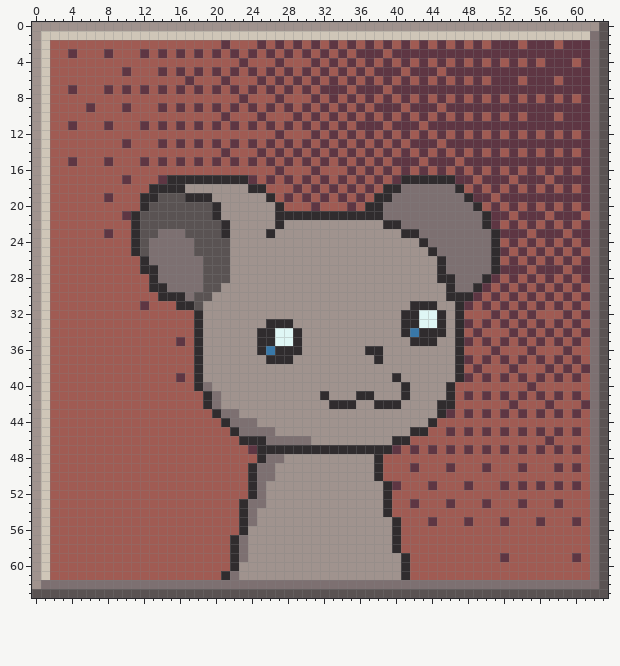
Pixel-art file: src/assets/img/icon-Mouse.aseprite. Above is the file before it was changed.
64x64 pixels, 1 frame.
After:
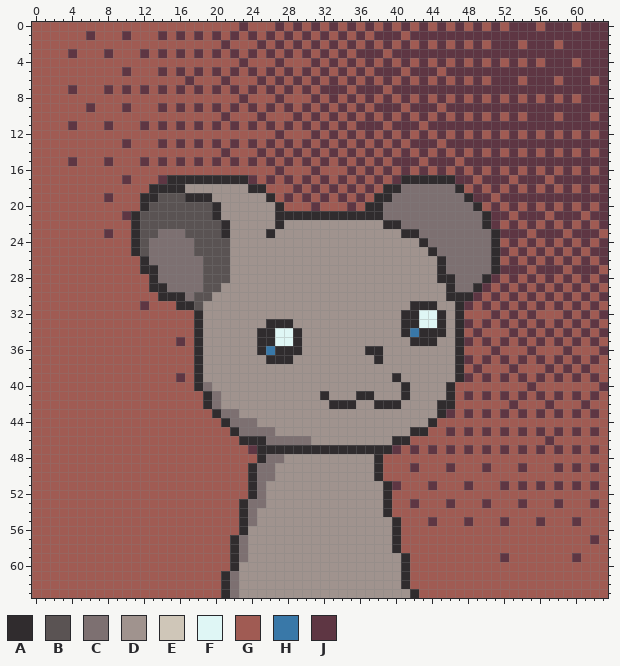
Palette (. is transparent): A #302c2e  B #5a5353  C #7d7071  D #a0938e  E #cfc6b8  F #dff6f5  G #a05b53  H #3978a8  J #5e3643
From old to new:
layer "Layer 10" removed
Changed rows in their new state; - is an unchanged pixel.
first column x 0:
 0 GGGGGGGGGGGGGGGGGGGGGGGJGGGJGJGJGJGJGJGJGJGJGJGJGJGJGJJJGJJJGJJJ
 1 GGGGGGJGGGJGGGJGJGJGJGJGJGJGJGJGJGJGJGJJJGJJJJJJJJJJJJJJJJJJJJJJ
 2 GG------------------------------------------------------------JJ
 3 GG------------------------------------------------------------JJ
 4 GG------------------------------------------------------------JJ
 5 GG------------------------------------------------------------JJ
 6 GG------------------------------------------------------------GJ
 7 GG------------------------------------------------------------JJ
 8 GG------------------------------------------------------------JJ
 9 GG------------------------------------------------------------JJ
10 GG------------------------------------------------------------GJ
11 GG------------------------------------------------------------JJ
12 GG------------------------------------------------------------GJ
13 GG------------------------------------------------------------JJ
14 GG------------------------------------------------------------GJ
15 GG------------------------------------------------------------JJ
16 GG------------------------------------------------------------GJ
17 GG------------------------------------------------------------JJ
18 GG------------------------------------------------------------GJ
19 GG------------------------------------------------------------JJ
20 GG------------------------------------------------------------GJ
21 GG------------------------------------------------------------JJ
22 GG------------------------------------------------------------GJ
23 GG------------------------------------------------------------JG
24 GG------------------------------------------------------------GJ
25 GG------------------------------------------------------------JJ
26 GG------------------------------------------------------------GJ
27 GG------------------------------------------------------------JG
28 GG------------------------------------------------------------GJ
29 GG------------------------------------------------------------JG
30 GG------------------------------------------------------------GJ
31 GG------------------------------------------------------------JG
32 GG------------------------------------------------------------GJ
33 GG------------------------------------------------------------JG
34 GG------------------------------------------------------------GJ
35 GG------------------------------------------------------------JG
36 GG------------------------------------------------------------GJ
37 GG------------------------------------------------------------JG
38 GG------------------------------------------------------------GG
39 GG------------------------------------------------------------JG
40 GG------------------------------------------------------------GJ
41 GG------------------------------------------------------------JG
42 GG------------------------------------------------------------GG
43 GG------------------------------------------------------------JG
44 GG------------------------------------------------------------GG
45 GG------------------------------------------------------------JG
46 GG------------------------------------------------------------GG
47 GG------------------------------------------------------------JG
48 GG------------------------------------------------------------GG
49 GG------------------------------------------------------------JG
50 GG------------------------------------------------------------GG
51 GG------------------------------------------------------------JG
52 GG------------------------------------------------------------GG
53 GG------------------------------------------------------------JG
54 GG------------------------------------------------------------GG
55 GG------------------------------------------------------------GG
56 GG------------------------------------------------------------GG
57 GG------------------------------------------------------------JG
58 GG------------------------------------------------------------GG
59 GG------------------------------------------------------------GG
60 GG------------------------------------------------------------GG
61 GG------------------------------------------------------------GG
62 GGGGGGGGGGGGGGGGGGGGGA-DDDDDDDDDDDDDDDDDDAGGGGGGGGGGGGGGGGGGGGGG
63 GGGGGGGGGGGGGGGGGGGGGACDDDDDDDDDDDDDDDDDDDAGGGGGGGGGGGGGGGGGGGGG
Pixel boxes of the changes (left, top, right, bottom) in both pictures:
changed: (32, 22, 608, 598)
